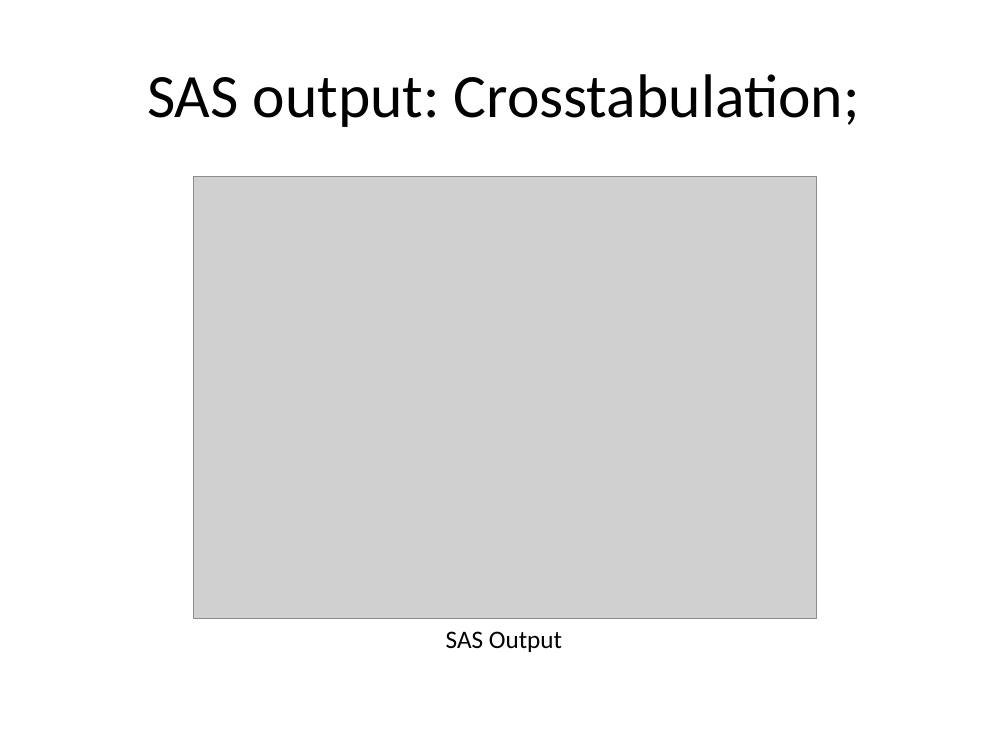
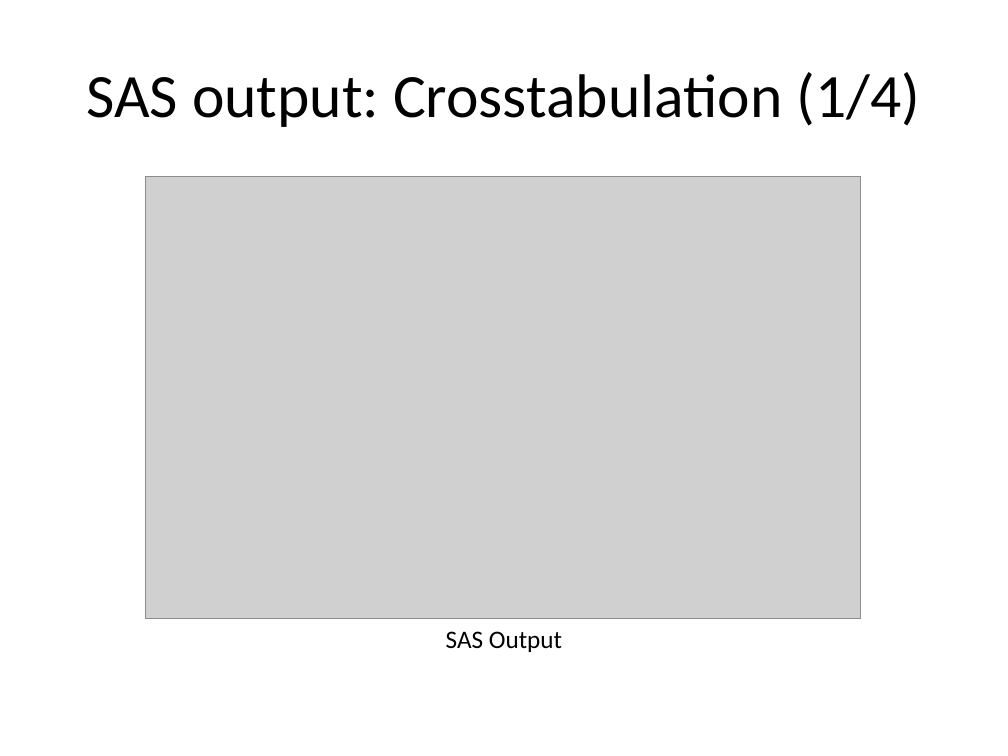
Before and after one commit to pmean/introduction-to-SAS, a slide deck: slide 41 of results/m04-slides-and-speaker-notes.pptx (slide 20 before the commit). Drawn at 1008x756 pixels with LibreOffice and Linux fonts; fonts in the diff are those of the drawing; grey boxes stand for pictures. Boxes give left, top, right and bottom in pixels: in the first picture for what was removed or moved away, otherwise in the second. Text is boxed around its words. In the diff, an @@ line names an element or a change of style, - is before the commit and + after.

```diff
--- a/results/m04-slides-and-speaker-notes.pptx
+++ b/results/m04-slides-and-speaker-notes.pptx
@@ title at [87, 72, 920, 127]: text changed @@
-SAS output: Crosstabulation;
+SAS output: Crosstabulation (1/4)
@@ picture: place and size @@
-picture at [194, 176, 816, 619]
+picture at [145, 176, 861, 619]
```
Also in this commit, not shown: 32 other slides changed, 14 slides added, 2 slides removed, 27 other files.
